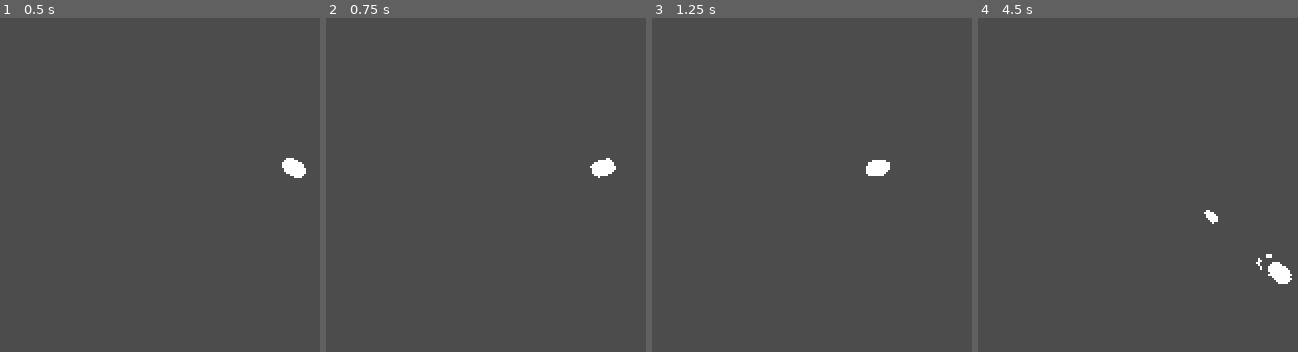
Above: before the commit, frames 1-4 (left to right).
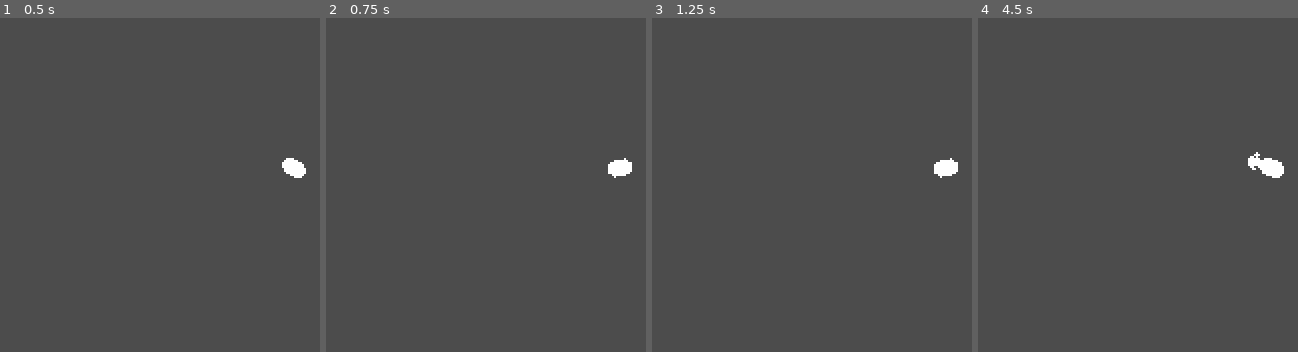
Above: after the commit, the same moments.

Repository: Nexe08/EnergySource
Game: Godot game, scene res://Main.tscn
Two runs of this game, one before a commit and one after it. Both use one fixed random seed, a clock stepped at 60 frames per second and the inputs below.
Inputs (mouse positions are in pixels of both pictures, inside the frame that each line leads up to):
- Up to frame 1 (0.5 s): no input
- Up to frame 2 (0.75 s): tap Enter at 0.5 s; move the mouse to (outside the picture) at 0.52 s; hold A (a) from 0.53 s (still down)
- Up to frame 3 (1.25 s): keep holding A (a); tap D (d) at 0.8 s
- Up to frame 4 (4.5 s): move the mouse to (1131, 171) at 1.27 s; release A (a) at 1.28 s; tap D (d) at 1.35, 3.05 s; tap S (s) at 1.55, 3.8 s; move the mouse to (outside the picture) at 2.02 s; hold S (s) 2.03-2.78 s; tap A (a) at 2.3, 2.85 s; move the mouse to (1234, 231) at 2.77 s; move the mouse to (outside the picture) at 3.52 s; hold D (d) 3.53-4.28 s; move the mouse to (1064, 91) at 4.27 s; click (1064, 91) at 4.35 s

Frame 1 is identical in both runs. In frame 2, 0.5% of the frame differs, in the area x 82-96%, y 41-48%; in frame 3, 0.6%; in frame 4, 1.0%, in the area x 70-99%, y 40-80%.

Commit message:
Added: screen shake.

Diff:
--- a/Autoload/global.gd
+++ b/Autoload/global.gd
@@ -4,3 +4,6 @@
 var main: Node2D
 
 var player_bullet_path: PackedScene = preload("res://Projectile/PlayerBullet.tscn")
+
+func screen_shake(i, d):
+    main.screen_shake(i, d)
--- a/Player/Script/playerMovementComponent.gd
+++ b/Player/Script/playerMovementComponent.gd
@@ -2,7 +2,7 @@
 # Player Movement Component
 
 export (NodePath) var root_parent = ".."
-export (float) var speed = 60
+export (float) var speed = 120
 export (float) var acceleration = .27
 
 onready var parent = get_node(root_parent)
--- a/Projectile/Script/projectile.gd
+++ b/Projectile/Script/projectile.gd
@@ -4,7 +4,9 @@
 export var damage : float
 export var speed : float
 
+
 func shoot(bullet_rotation):
+    global.screen_shake(2, .02)
     apply_impulse(Vector2.ZERO, Vector2(speed, 0).rotated(bullet_rotation))
 
 
--- a/main.gd
+++ b/main.gd
@@ -1,5 +1,31 @@
 extends Node2D
 # main
 
+var screen_shake_intencity: float = 0
+var screen_shake_duration: float = 0
+
+
 func _ready() -> void:
+    randomize()
     global.main = self
+
+
+func _process(delta: float) -> void:
+    print(screen_shake_duration)
+    if screen_shake_duration <= 0:
+        global_position = Vector2.ZERO
+        screen_shake_intencity = 0
+        screen_shake_duration = 0
+        return
+
+    screen_shake_duration -= delta
+
+    global_position = Vector2(randf(), randf()) * screen_shake_intencity
+
+#    global_position = Vector2(sin(OS.get_ticks_msec() * .03). sin(OS.get_ticks_msec() * .07)) * screen_shake_intencity * .5
+
+
+func screen_shake(intencity, duration):
+    if intencity > screen_shake_intencity and duration > screen_shake_duration:
+        screen_shake_intencity = intencity
+        screen_shake_duration = duration
